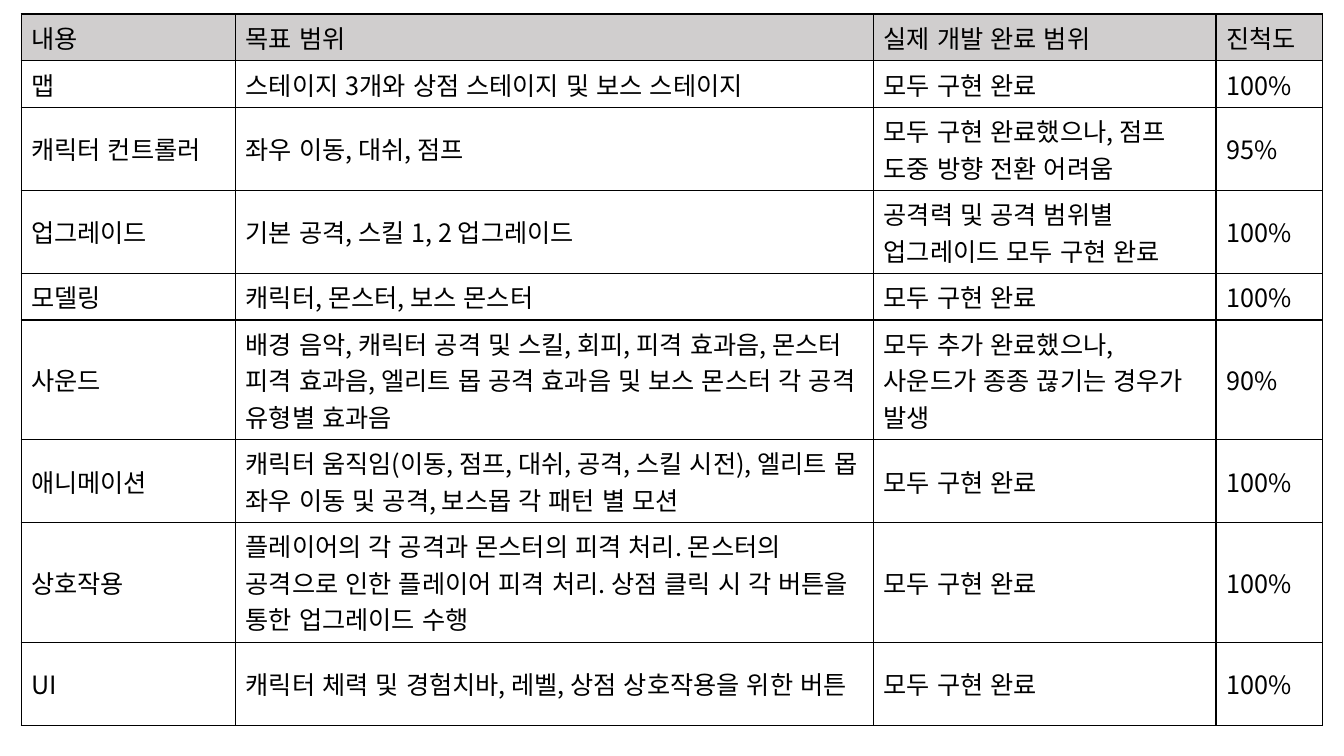
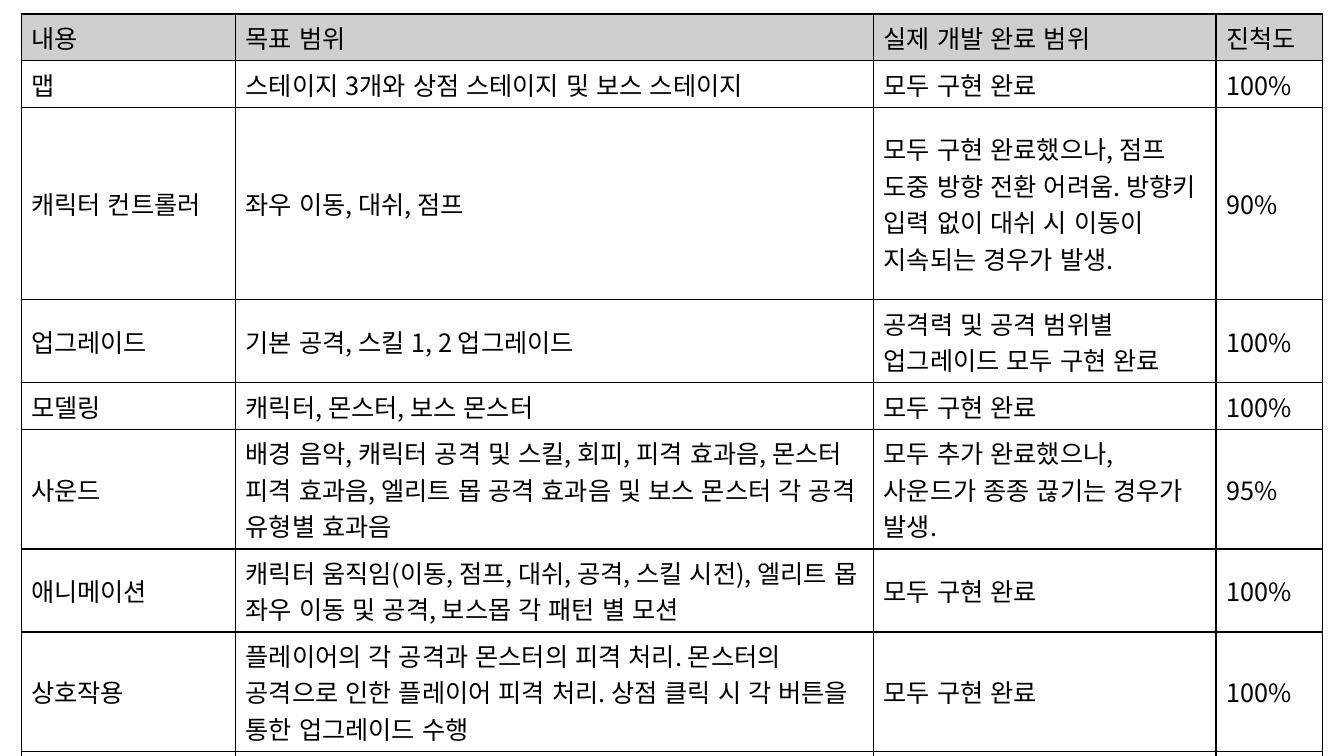
Before and after one commit to yongho4389/2DGP-GAME_PROJECT, a slide deck: slide 1 of 3차 프로젝트 발표 자료 - 2022180037 임용호.pptx. Drawn at 1344x756 pixels with LibreOffice and Linux fonts; fonts in the diff are those of the drawing. Boxes give left, top, right and bottom in pixels: in the first picture for what was removed or moved away, otherwise in the second. Text is boxed around its words. In the diff, an @@ line names an element or a change of style, - is before the commit and + after.

```diff
--- a/3차 프로젝트 발표 자료 - 2022180037 임용호.pptx
+++ b/3차 프로젝트 발표 자료 - 2022180037 임용호.pptx
@@ table at bbox=[21, 14, 1324, 745] @@
-row 3, column 3: 모두 구현 완료했으나, 점프 도중 방향 전환 어려움
+row 3, column 3: 모두 구현 완료했으나, 점프 도중 방향 전환 어려움. 방향키 입력 없이 대쉬 시 이동이 / 지속되는 경우가 발생.
-row 3, column 4: 95%
+row 3, column 4: 90%
-row 6, column 3: 모두 추가 완료했으나, 사운드가 종종 끊기는 경우가 발생
+row 6, column 3: 모두 추가 완료했으나, 사운드가 종종 끊기는 경우가 발생.
-row 6, column 4: 90%
+row 6, column 4: 95%
```
Also in this commit, not shown: 1 other file.
